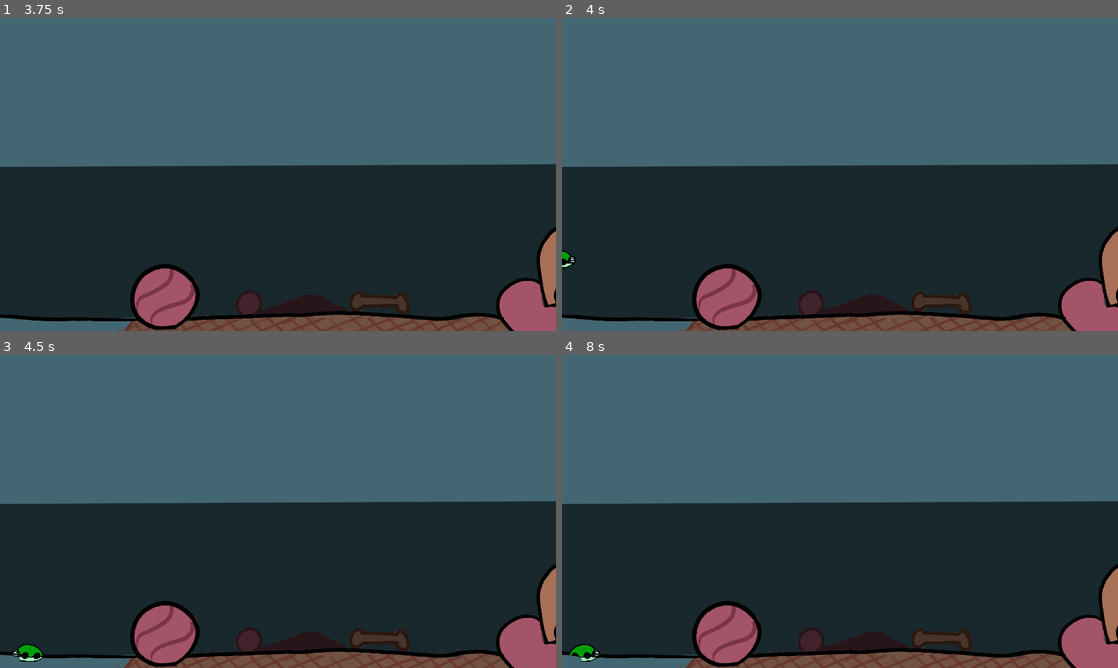
Above: before the commit, frames 1-4 (two rows, left to right).
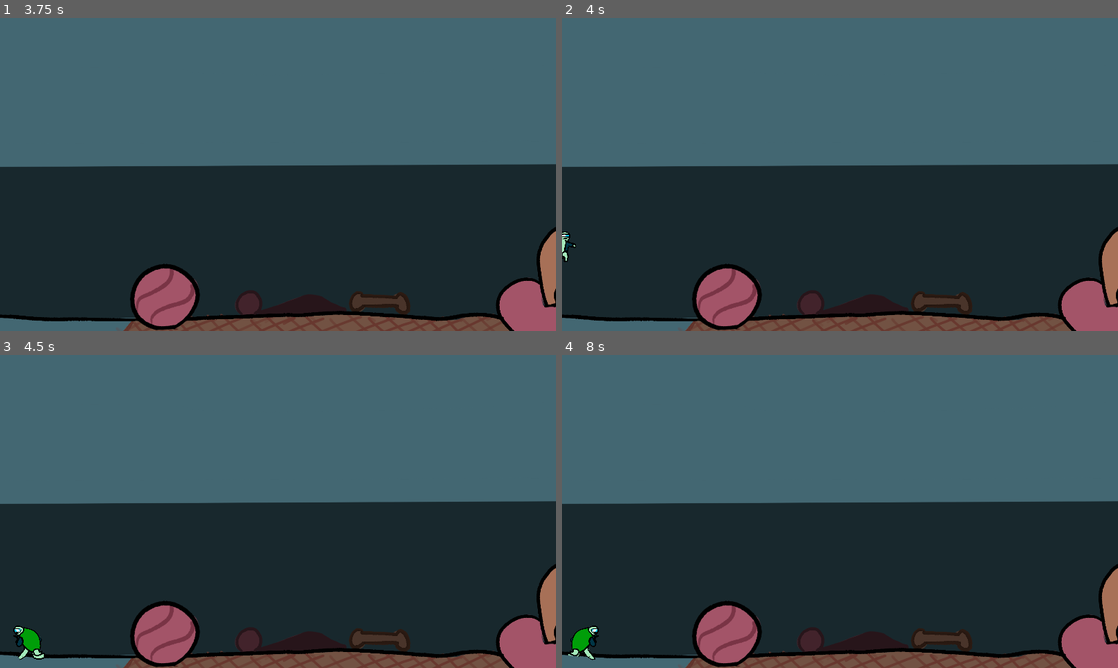
Above: after the commit, the same moments.

Repository: isterkvarn/operation_shell_shock
Game: Godot game, scene res://menus/main_menu/main_menu.tscn
The game is run twice, just before and just after one commit, with the same random seed, the same clock (stepped at 60 frames per second) and the same inputs.
Inputs:
- Up to frame 1 (3.75 s): tap X (start) at 0.5, 1.25, 1.35, 2, 2.75, 3.5, 3.6 s; hold D (ss_right) 0.53-2.03 s; tap Y (highscores) at 0.6, 2.85 s; tap W (ss_jump) at 0.77, 1.52, 3.02 s; hold A (ss_left) 2.03-2.78 s; hold J (switch_state) 2.03-2.78 s; hold D (ss_right) from 2.78 s (still down)
- Up to frame 2 (4 s): keep holding D (ss_right); tap W (ss_jump) at 3.77 s
- Up to frame 3 (4.5 s): release D (ss_right) at 4.28 s; hold A (ss_left) from 4.28 s (still down); tap J (switch_state) at 4.35 s
- Up to frame 4 (8 s): tap W (ss_jump) at 4.52, 6.02, 6.77, 7.52 s; tap X (start) at 5, 5.85 s; release A (ss_left) at 5.03 s; hold D (ss_right) 5.03-5.78 s; tap Y (highscores) at 5.1, 7.35 s; hold A (ss_left) 5.78-7.28 s; hold J (switch_state) 6.53-7.28 s; hold D (ss_right) from 7.28 s (still down)

Frame 1 is identical in both runs. In frame 2, 0.2% of the frame differs, in the area x 0-3%, y 68-80%; in frame 3, 0.4%, in the area x 2-9%, y 86-98%; in frame 4, 0.4%.
Error before the commit: Invalid access to property or key 'updates_flip' on a base object of type 'Camera2D (camera.gd)'. (res://player/player.gd:171)

Commit message:
fix: remove call to non-existent camera function

Diff:
--- a/player/player.gd
+++ b/player/player.gd
@@ -168,8 +168,6 @@
 func update_sprite():
 	if not velocity.x == 0:
 		sprite.flip_h = velocity.x < 0
-		if camera_2d.updates_flip:
-			camera_2d.is_following_right = not sprite.flip_h
 
 	if _is_in_shell:
 		if sprite.animation != "shell":
